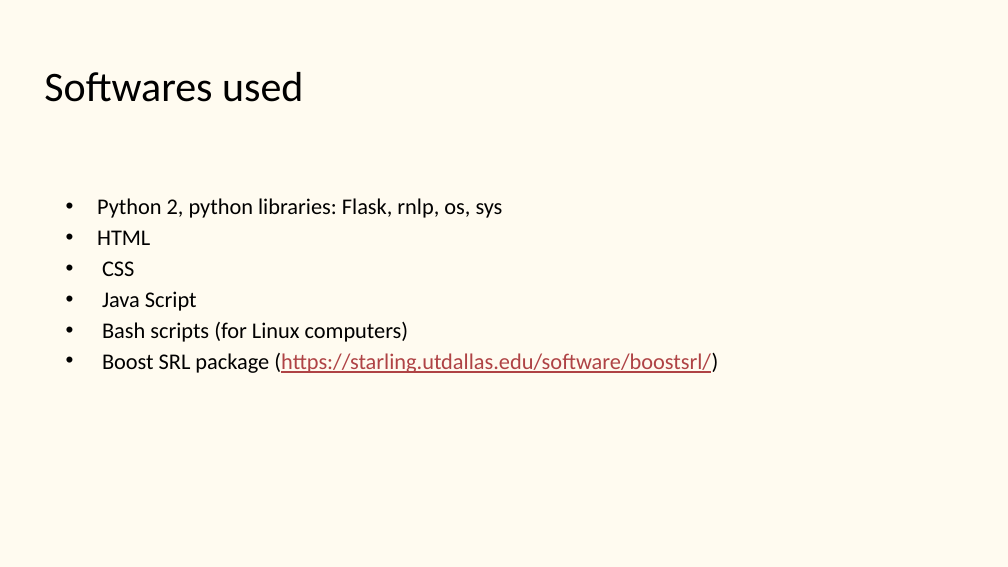
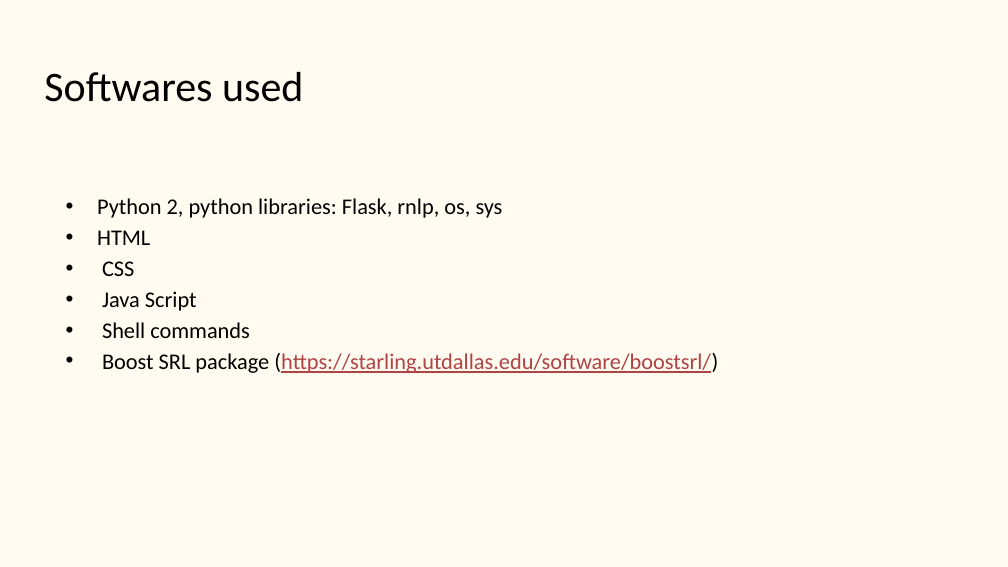
Before and after one commit to starling-lab/Textual_Annotation_Interface, a slide deck: slide 6 of Textual relations annotator.pptx. Drawn at 1008x567 pixels with LibreOffice and Linux fonts; fonts in the diff are those of the drawing. Boxes give left, top, right and bottom in pixels: in the first picture for what was removed or moved away, otherwise in the second. Text is boxed around its words. In the diff, an @@ line names an element or a change of style, - is before the commit and + after.

```diff
--- a/Textual relations annotator.pptx
+++ b/Textual relations annotator.pptx
@@ text at (102, 322, 250, 338): text changed @@
-• Bash scripts (for Linux computers)
+• Shell commands
```
Also in this commit, not shown: 4 other slides changed, 1 other file.
